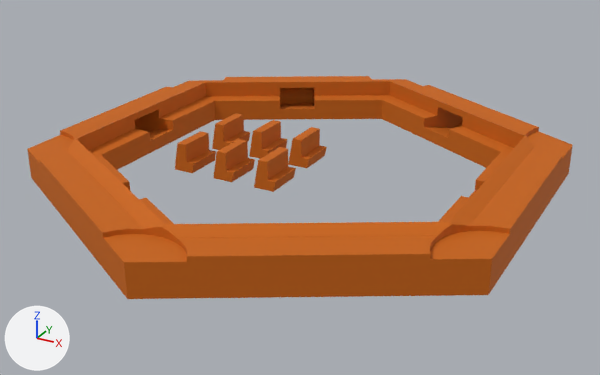
Before and after pictures for a commit that changed the glTF model public/assets/landscape_bases/base_wood.glb.
Rendered twice from a 50 mm lens placed at (36.1, -108.7, 54.9), pointed at (-25.7, 3.7, -1.3). Arrows for +X, +Y and +Z are at lower left; the lights stay in place. The older version comes first. Vertices at exactly the same position are counted once.

Names of what the first picture shows: 'base_wood'.
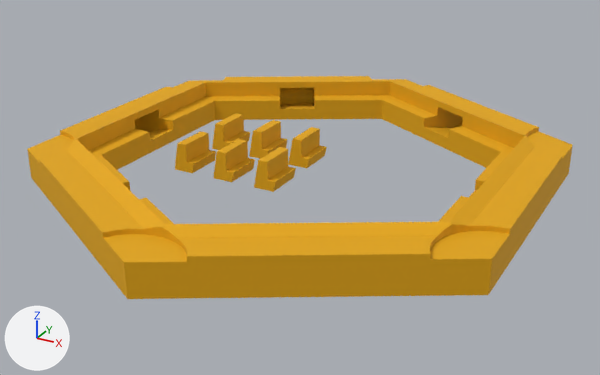
Boxes (x1, y1, x2, y2) around the edits, measured in the pictures (600 x 375 px):
part 1 of me_base, recoloured (lighter): (27, 76, 573, 299) in both

The change in detail:
me_base has 843 vertices, 1662 faces and spans x -66.0..13.0, y -40.0..51.2, z 0.0..6.9.
me_base is used by ob_base_wood; location (0.0, 0.0, 0.0).
me_base part 1: 1662 faces centred in x -66.0..13.0, y -39.9..51.2, z 0.0..6.9 are repainted in the vertex colours; the middle colour goes from orange #cc6600 to yellow #e7aa00.
